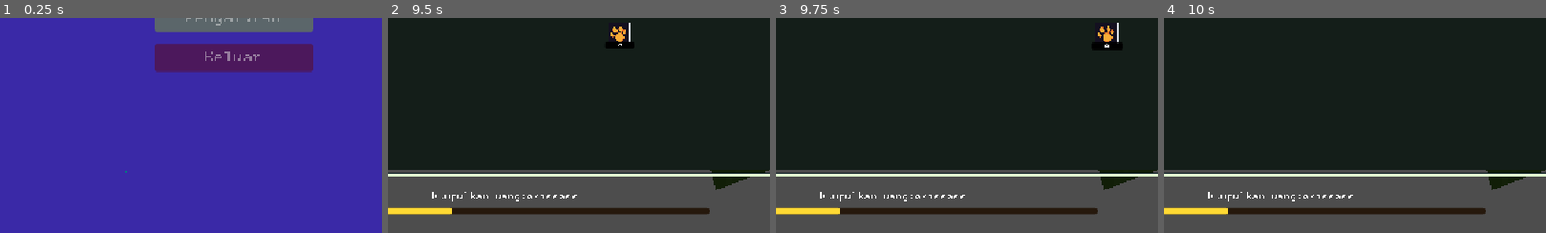
Above: before the commit, frames 1-4 (left to right).
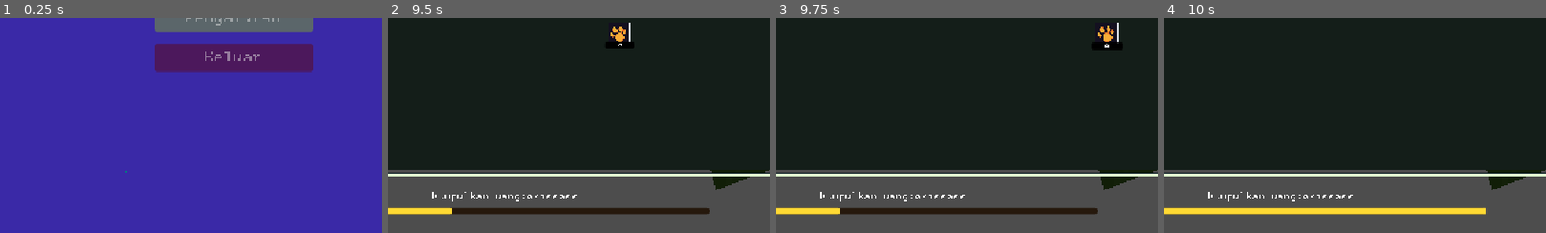
Above: after the commit, the same moments.

Repository: azizul987/Sawit-io
Game: Godot game, scene res://Scene/MainMenui.tscn
Two runs of this game, one before a commit and one after it. Both use one fixed random seed, a clock stepped at 60 frames per second and the inputs below. Sound files missing from this copy of the repository are replaced by a short silence.
Inputs (mouse positions are % of the whole screen's width and height, from its top left):
- Up to frame 1 (0.25 s): no input
- Up to frame 2 (9.5 s): click "Mulai" at 0.5 s; tap Enter at 1.25 s; drag from (89, 80) to (81, 61) at 1.27 s; click "Tambah" at 2 s; click "Kembali" at 2.75 s; click "Mulai" at 3.5 s; drag from (86, 68) to (79, 49) at 4.27 s; move the mouse to (86, 68) at 5.02 s; hold Right (ui_right) 5.03-5.75 s; hold M (add_coin) 5.03-5.75 s; tap F (focus) at 5.1 s; click (86, 68) at 5.17 s; click "Load" at 5.75 s; click (7, 12) at 6.5 s; click "0" at 7.25 s; click (50, 54) at 8 s; drag from (50, 50) to (20, 35) at 8.77 s
- Up to frame 3 (9.75 s): move the mouse to (80, 65) at 9.52 s; hold Left (ui_left) from 9.53 s (still down); hold E (zoom_out) from 9.53 s (still down); click (80, 65) at 9.67 s
- Up to frame 4 (10 s): keep holding Left (ui_left); keep holding E (zoom_out); tap M (add_coin) at 9.8 s
The pictures show only the part of the screen within x 19-69%, y 50-100%; the shares and areas given below are measured in that part.

Frames 1-3 are identical in both runs. In frame 4, 2.4% of the frame differs, in the area x 16-85%, y 88-92%.

Commit message:
Penyesuaian tata letak UI misi

Diff:
--- a/Logic/Data Templete/Data/Source/Mission.gd
+++ b/Logic/Data Templete/Data/Source/Mission.gd
@@ -3,7 +3,8 @@
 
 enum RequirementType {
 	TOTAL_POINT_REACHED,
-	UPGRADE_LEVEL_REACHED
+	UPGRADE_LEVEL_REACHED,
+	WILAYAH_TERBUKA
 }
 
 @export var id: String = "misi_baru"
--- a/Logic/Data Templete/Data/ress/Mission_Database.tres
+++ b/Logic/Data Templete/Data/ress/Mission_Database.tres
@@ -1,26 +1,19 @@
-[gd_resource type="Resource" script_class="MissionDatabase" format=3]
+[gd_resource type="Resource" script_class="MissionDatabase" format=3 uid="uid://bb5unjgwar24h"]
 
-[ext_resource type="Script" path="res://Logic/Data Templete/Data/Source/Mission.gd" id="1_missi"]
-[ext_resource type="Script" path="res://Logic/Data Templete/Data/Source/MissionDatabase.gd" id="2_db"]
+[ext_resource type="Script" uid="uid://bmq653g1ew6ah" path="res://Logic/Data Templete/Data/Source/Mission.gd" id="1_missi"]
+[ext_resource type="Script" uid="uid://cut3c72iwewha" path="res://Logic/Data Templete/Data/Source/MissionDatabase.gd" id="2_db"]
 
 [sub_resource type="Resource" id="Resource_m1"]
 script = ExtResource("1_missi")
 id = "kumpul_1000_poin"
-mission_name = "Perjalanan Dimulai"
+mission_name = "1"
 description = "Kumpulkan total 1.000 poin."
-reward_rebirth_point = 1
-is_completed = false
-requirement_type = 0
-target_value = 1000.0
-target_id = ""
 
 [sub_resource type="Resource" id="Resource_m2"]
 script = ExtResource("1_missi")
 id = "upgrade_sawit_5"
 mission_name = "Kebun Lebih Luas"
 description = "Tingkatkan Jumlah Sawit hingga level 5."
-reward_rebirth_point = 1
-is_completed = false
 requirement_type = 1
 target_value = 5.0
 target_id = "Jumlah Sawit"
--- a/Logic/skrip/global/point.gd
+++ b/Logic/skrip/global/point.gd
@@ -1,8 +1,11 @@
 extends Node
 
+signal  point_change(point)
 
 var point: float = 0.0
 var total_point_earned: float = 0.0
+
+
 var rebirth_point: int = 1
 var base_point_per_click: float = 2.5
 var point_per_click: float = 2.5
@@ -19,20 +22,20 @@
 var tipe_wilayah_terbuka: int = 2 # 0: PROVINSI, 1: KABUPATEN, 2: KECAMATAN
 
 
-func _process(delta: float) -> void:
-	if auto_point_per_sec > 0.0:
-		auto_accumulator += auto_point_per_sec * delta
-		if auto_accumulator >= 1.0:
-			var earned: int = int(floor(auto_accumulator))
-			auto_accumulator -= earned
-			point += earned # Tambah poin langsung tanpa save berlebih tiap detik
+#func _process(delta: float) -> void:
+	#if auto_point_per_sec > 0.0:
+		#auto_accumulator += auto_point_per_sec * delta
+		#if auto_accumulator >= 1.0:
+			#var earned: int = int(floor(auto_accumulator))
+			#auto_accumulator -= earned
+			#point += earned # Tambah poin langsung tanpa save berlebih tiap detik
 
 
 func add_point(value):
 	point += value
 	total_point_earned += value
 	check_missions()
-	#print("Point sekarang: ", point)
+	point_change.emit(point)
 	SaveManager.save_game()
 
 
--- a/Ui/Ui_Main.tscn
+++ b/Ui/Ui_Main.tscn
@@ -7,6 +7,7 @@
 [ext_resource type="Script" uid="uid://cnueueyqy02aq" path="res://Ui/update_menu.gd" id="6_wbkow"]
 [ext_resource type="PackedScene" uid="uid://yafkb03mfrdh" path="res://Logic/object_For_skrip/updatebtn.tscn" id="7_raqhj"]
 [ext_resource type="Resource" uid="uid://dg02w7l0srhat" path="res://Logic/Data Templete/Data/ress/updatedatabase.tres" id="7_wbkow"]
+[ext_resource type="Script" uid="uid://cv0i15wfd3scu" path="res://Ui/mision_menu.gd" id="9_4a1h5"]
 [ext_resource type="Theme" uid="uid://cdpurfr55ssjl" path="res://Ui/mission_progressbar_theme.tres" id="9_wbkow"]
 [ext_resource type="Texture2D" uid="uid://cxfbrmrvjdrf1" path="res://temp tekture/dark frame 03.png" id="10_4a1h5"]
 
@@ -187,7 +188,7 @@
 horizontal_alignment = 1
 vertical_alignment = 1
 
-[node name="mision" type="Control" parent="." unique_id=438853371]
+[node name="mision_menu" type="Control" parent="." unique_id=438853371]
 layout_mode = 1
 anchors_preset = 8
 anchor_left = 0.5
@@ -200,8 +201,10 @@
 offset_bottom = 325.0
 grow_horizontal = 2
 grow_vertical = 2
-
-[node name="ProgressBar" type="ProgressBar" parent="mision" unique_id=1605818782]
+mouse_filter = 2
+script = ExtResource("9_4a1h5")
+
+[node name="ProgressBar" type="ProgressBar" parent="mision_menu" unique_id=1605818782]
 layout_mode = 1
 anchors_preset = 8
 anchor_left = 0.5
@@ -218,7 +221,7 @@
 value = 35.92
 show_percentage = false
 
-[node name="Label" type="Label" parent="mision" unique_id=622296759]
+[node name="Label" type="Label" parent="mision_menu" unique_id=622296759]
 layout_mode = 1
 anchors_preset = 8
 anchor_left = 0.5
--- /dev/null
+++ b/Ui/mision_menu.gd
@@ -0,0 +1,12 @@
+extends Control
+
+@onready var progress_bar: ProgressBar = $ProgressBar
+@onready var label: Label = $Label
+
+@export var mision:MissionDatabase
+
+func  _ready() -> void:
+	Point.point_change.connect(update_ui)
+
+func update_ui(current_money: int):
+	progress_bar.value=Point.total_point_earned
Not shown, added: Ui/mision_menu.gd.uid
